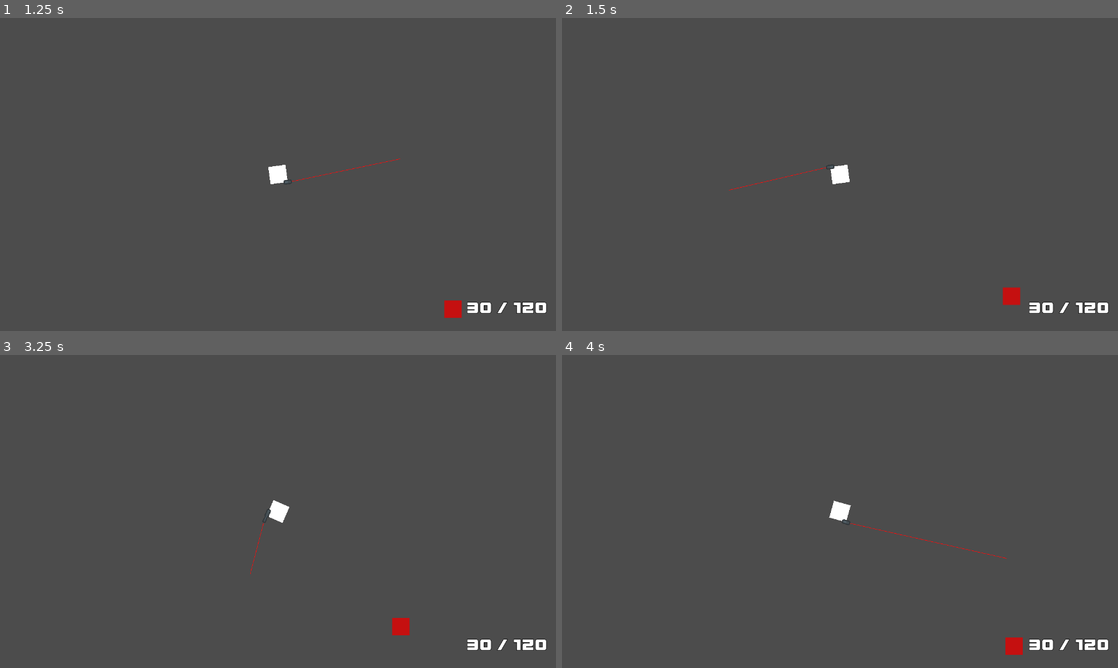
Above: before the commit, frames 1-4 (two rows, left to right).
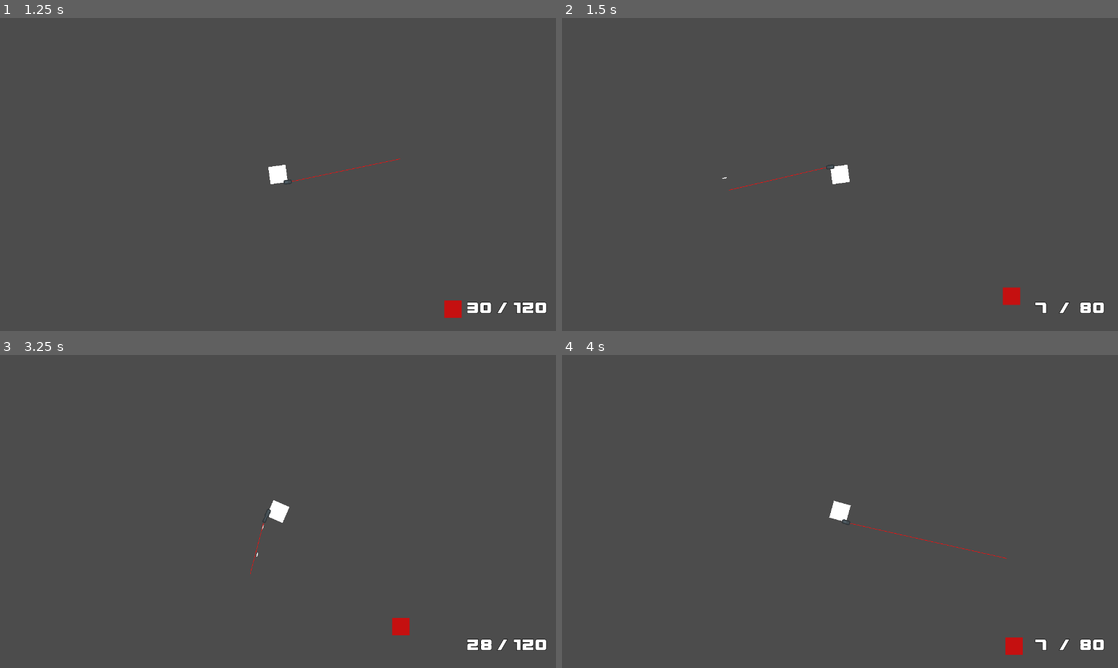
Above: after the commit, the same moments.

Repository: Eniiqz/CubeZ
Game: Godot game, scene res://World/World.tscn
Same seed, same stepped clock (60 frames per second), same inputs: the game is played once before the commit and once after it.
Inputs (mouse positions are in pixels of both pictures, inside the frame that each line leads up to):
- Up to frame 1 (1.25 s): tap Enter at 0.5 s; move the mouse to (400, 158) at 0.52 s; press the mouse at (400, 158) at 0.53 s; hold D (move_right) from 0.53 s (still down); tap 1 (weapon_slot_1) at 0.8 s
- Up to frame 2 (1.5 s): move the mouse to (728, 190) at 1.27 s; release D (move_right) at 1.28 s; release the mouse at (728, 190) at 1.28 s; hold S (move_down) from 1.28 s (still down); tap 1 (weapon_slot_1) at 1.35 s
- Up to frame 3 (3.25 s): tap 2 (weapon_slot_2) at 1.55, 2.1 s; move the mouse to (333, 442) at 2.02 s; release S (move_down) at 2.03 s; hold D (move_right) 2.03-2.78 s; hold 3 (weapon_slot_3) 2.03-2.78 s; move the mouse to (250, 574) at 2.77 s; hold W (move_up) from 2.78 s (still down); tap 3 (weapon_slot_3) at 2.85 s; click (250, 574) at 3.05 s
- Up to frame 4 (4 s): move the mouse to (1006, 558) at 3.52 s; release W (move_up) at 3.53 s; hold A (move_left) from 3.53 s (still down); hold Shift (move_sprint) from 3.53 s (still down); tap 1 (weapon_slot_1) at 3.8 s

Frame 1 is identical in both runs. In frame 2, 0.3% of the frame differs, in the area x 28-99%, y 50-95%; in frame 3, less than 0.1%; in frame 4, 0.3%.

Commit message:
GlobalSignal works - Fix HUD

Diff:
--- a/Player/Player.gd
+++ b/Player/Player.gd
@@ -34,47 +34,28 @@
 	PlayerCamera.current = true
 	PlayerHUD = HUD.instance()
 	PlayerHUD.set_player(self)
-	PlayerHUD.make_connections()
 	get_parent().add_child(PlayerHUD)
 
 var velocity = Vector2()
 
 
-func damage_taken():
-	emit_signal("on_damage")
-	print(health, " ", previous_health)
-
-func health_given():
-	emit_signal("on_health_given")
-	pass
-
 func dead():
-	emit_signal("on_death")
+	GlobalSignal.emit_signal("on_death", self)
 	queue_free()
 
 func set_health(new_health):
 	previous_health = health
 	health = max(0, new_health)
-	GlobalSignal.emit_signal("health_changed", self, new_health)
 	on_health_update()
 
 func get_health():
 	return health
 
 func on_health_update():
-	if health != previous_health and health < previous_health:
-		damage_taken()
-	if health != previous_health and health > previous_health:
-		health_given()
+	if health != previous_health:
+		GlobalSignal.emit_signal("health_changed", self, health)
 	if health <= 0:
 		dead()
-
-func on_weapon_fired(weapon):
-	emit_signal("on_weapon_fired", weapon)
-
-func on_weapon_changed(new_weapon):
-	emit_signal("on_weapon_changed", new_weapon)
-
 
 func _physics_process(delta):
 	velocity = Vector2()
--- a/User Interface/HUD.gd
+++ b/User Interface/HUD.gd
@@ -4,26 +4,33 @@
 onready var ReserveAmmo = get_node("Reserve")
 
 var Player
+var Weapon
 
+func _ready():
+	GlobalSignal.connect("weapon_ammo_changed", self, "on_weapon_ammo_changed")
+	GlobalSignal.connect("weapon_changed", self, "on_weapon_changed")
+	GlobalSignal.connect("weapon_reloaded", self, "on_weapon_reloaded")
 
 func set_player(new_player):
 	if Player != new_player:
 		Player = new_player
 
-func make_connections():
-	Player.connect("on_weapon_changed", self, "on_weapon_changed")
-	Player.connect("on_weapon_fired", self, "on_weapon_fired")
+func on_weapon_reloaded(weapon):
+	update_hud("Ammo", weapon.current_ammo_in_mag)
+	update_hud("Reserve", weapon.current_ammo_reserve)
 
-func _ready():
-	pass
-
-func on_weapon_changed(new_weapon):
+func on_weapon_changed(previous_weapon, new_weapon):
+	print("weapon changed to: ", new_weapon.name)
 	update_hud("Ammo", new_weapon.current_ammo_in_mag)
 	update_hud("Reserve", new_weapon.current_ammo_reserve)
 
 func on_weapon_fired(weapon):
 	update_hud("Ammo", weapon.current_ammo_in_mag)
 
+func on_weapon_ammo_changed(weapon, new_ammo, new_reserve):
+	update_hud("Ammo", new_ammo)
+	update_hud("Reserve", new_reserve)
+
 func update_hud(node_name: String, new_value):
 	print("called to update")
 	var node = get_node_or_null(node_name)
--- a/Weapons/Weapon.gd
+++ b/Weapons/Weapon.gd
@@ -57,7 +57,7 @@
 		current_ammo_reserve = 0
 	if current_ammo_reserve != original_reserve:
 		GlobalSignal.emit_signal("weapon_ammo_changed", current_ammo_in_mag, current_ammo_reserve)
-		GlobalSignal.emit_signal("weapon_reloaded")
+		GlobalSignal.emit_signal("weapon_reloaded", self)
 func reload():
 	if current_ammo_in_mag < default_ammo_in_mag:
 		ReloadTimer.start(reload_time)
@@ -67,7 +67,7 @@
 		ShootCooldown.start(shot_delay)
 		current_ammo_in_mag -= 1
 		GlobalSignal.emit_signal("weapon_fired", self)
-		GlobalSignal.emit_signal("weapon_ammo_changed", current_ammo_in_mag, current_ammo_reserve)
+		GlobalSignal.emit_signal("weapon_ammo_changed", self, current_ammo_in_mag, current_ammo_reserve)
 		print("CURRENT AMMO: (", current_ammo_in_mag, " : ", current_ammo_reserve, ")")
 		if current_ammo_in_mag == 0:
 			reload()
--- a/Weapons/WeaponManager.gd
+++ b/Weapons/WeaponManager.gd
@@ -1,21 +1,15 @@
 extends Node2D
-
-signal weapon_changed(new_weapon)
-signal weapon_fired(weapon)
-signal weapon_ammo_changed(weapon, new_ammo, new_reserve)
 
 onready var current_weapon
 onready var weapons = []
 onready var active_bullets = []
 onready var Player = get_parent()
-onready var PlayerHUD = Player.PlayerHUD
 
 export (PackedScene) var Bullet = preload("res://Bullet/Bullet.tscn")
 
-func make_connections():
-	current_weapon.connect()
 
 func _ready():
+	GlobalSignal.connect("weapon_fired", self, "on_weapon_fired")
 	weapons = get_children()
 	for weapon in weapons:
 		weapon.hide()
@@ -26,19 +20,15 @@
 
 
 func switch_weapon(new_weapon):
+	print("called")
 	var previous_weapon = current_weapon
 	if new_weapon != previous_weapon:
 		if previous_weapon != null:
 			previous_weapon.hide()
-			if previous_weapon.is_connected("weapon_fired", self, "send_signal_up"):
-				previous_weapon.disconnect("weapon_fired", self, "send_signal_up")
 		current_weapon = new_weapon
 		new_weapon.show()
-		#PlayerHUD.update_hud("Ammo", new_weapon.current_ammo_in_mag)
-		#PlayerHUD.update_hud("Reserve", new_weapon.current_ammo_reserve)
-		if not new_weapon.is_connected("weapon_fired", self, "send_signal_up"):
-			new_weapon.connect("weapon_fired", self, "send_signal_up")
-		emit_signal("weapon_changed", new_weapon)
+		GlobalSignal.emit_signal("weapon_changed", previous_weapon, new_weapon)
+		print("sent signal")
 
 
 func _create_bullet():
@@ -55,10 +45,9 @@
 	if object_hit is KinematicBody2D and object_hit.is_in_group("Zombie"):
 		object_hit.health -= current_weapon.damage
 
-func send_signal_up():
-	if current_weapon.current_ammo_in_mag > 0:
+func on_weapon_fired(weapon):
+	if weapon == current_weapon and weapon.current_ammo_in_mag > 0:
 		_create_bullet()
-		emit_signal("weapon_fired", current_weapon)
 
 func _process(delta):
 	if current_weapon != null:
--- a/World/GlobalSignal.gd
+++ b/World/GlobalSignal.gd
@@ -1,6 +1,4 @@
 extends Node
-
-
 
 signal weapon_fired(weapon)
 signal weapon_reloaded(weapon)
@@ -9,3 +7,4 @@
 signal weapon_ammo_changed(weapon, new_ammo, new_reserve)
 
 signal health_changed(object, new_health)
+signal on_death(object)
--- a/Zombie/Zombie.gd
+++ b/Zombie/Zombie.gd
@@ -12,19 +12,7 @@
 
 onready var ZombieArea = get_node("Area2D")
 
-signal on_damage
-signal on_health_given
-signal on_death
-
 func _ready():
-	pass
-
-func damage_taken():
-	emit_signal("on_damage")
-	print(health, " ", previous_health)
-
-func health_given():
-	emit_signal("on_health_given")
 	pass
 
 func dead():
@@ -40,10 +28,8 @@
 	return health
 
 func on_health_update():
-	if health != previous_health and health < previous_health:
-		damage_taken()
-	if health != previous_health and health > previous_health:
-		health_given()
+	if health != previous_health:
+		GlobalSignal.emit_signal("health_changed", self)
 	if health <= 0:
 		dead()
 
